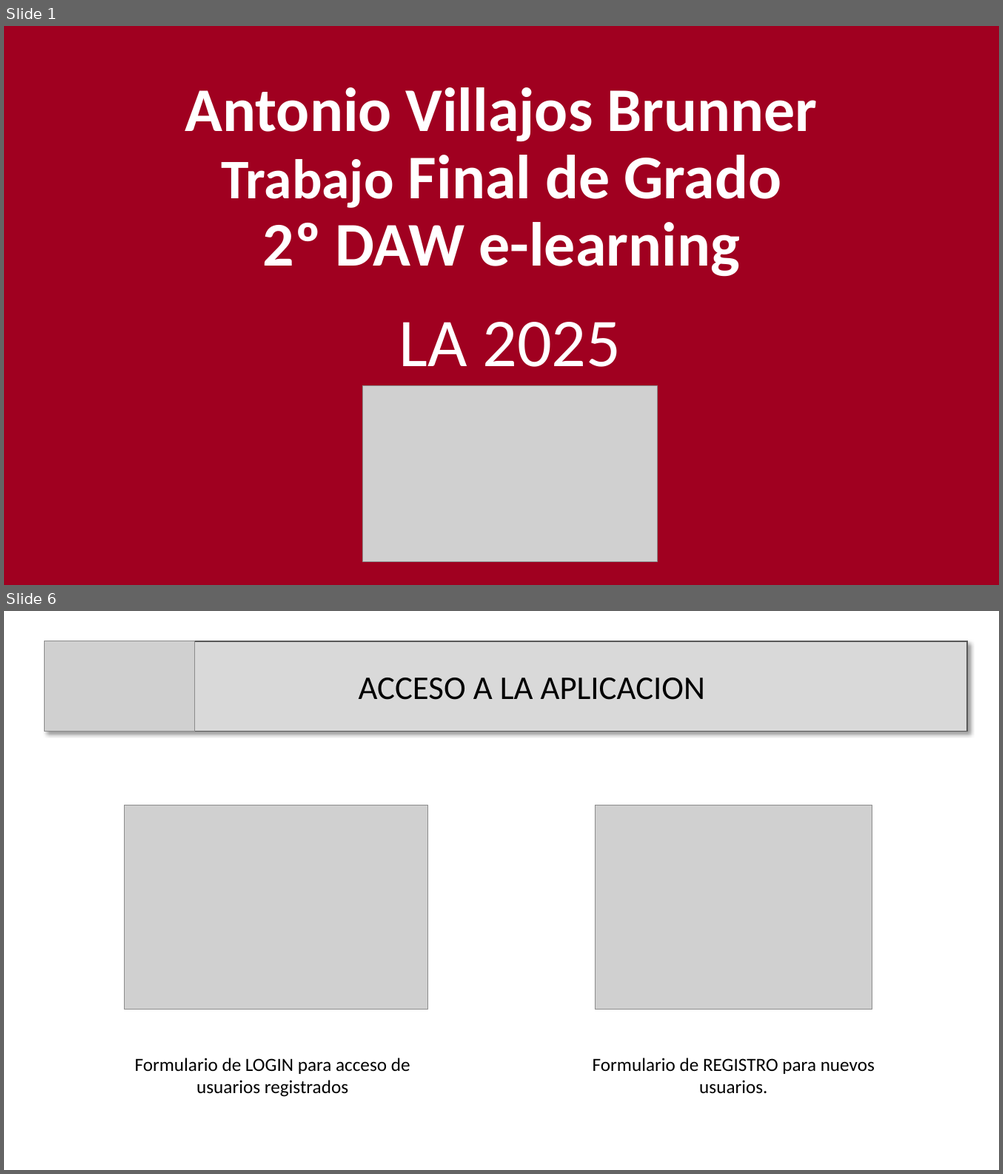
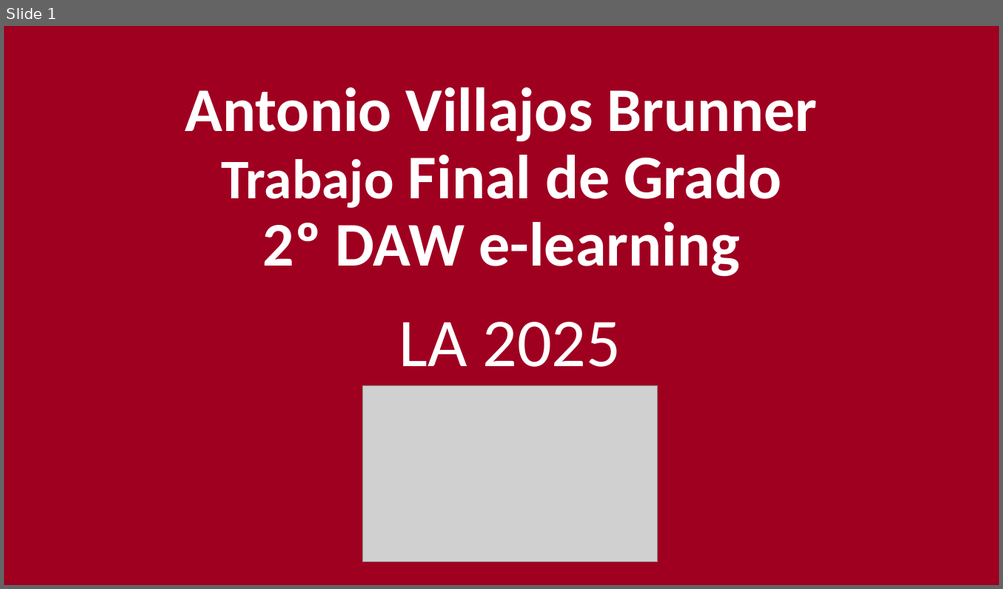
Before and after one commit to anvil555/La2025, a slide deck: Documentacion/Presentacion.pptx. Shown one above the other, each under a label of ours: slides 1 and 6 before the commit, slide 1 after it; the slides between them are not shown. The pictures are 1003x1174 and 1003x589 pixels, drawn with LibreOffice and Linux fonts; fonts in the diff are those of the drawing; grey boxes stand for pictures. Boxes give left, top, right and bottom in pixels: in the first picture for what was removed or moved away, otherwise in the second. Text is boxed around its words. In the diff, an @@ line names an element or a change of style, - is before the commit and + after.

```diff
--- a/Documentacion/Presentacion.pptx
+++ b/Documentacion/Presentacion.pptx
@@ slide 6 removed at (4, 611, 999, 1170), background #FFFFFF @@
@@ rectangle removed at (44, 641, 967, 732) @@
-ACCESO A LA APLICACION
@@ picture removed at (44, 641, 194, 732) @@
@@ picture removed at (124, 805, 427, 1009) @@
@@ picture removed at (595, 805, 872, 1009) @@
@@ text removed at (135, 1058, 410, 1097) @@
-Formulario de LOGIN para acceso de usuarios registrados
@@ text removed at (592, 1058, 874, 1094) @@
-Formulario de REGISTRO para nuevos usuarios.
```
Also in this commit, not shown: 2 slides changed, 3 slides added, 15 other slides removed, 9 other files.
